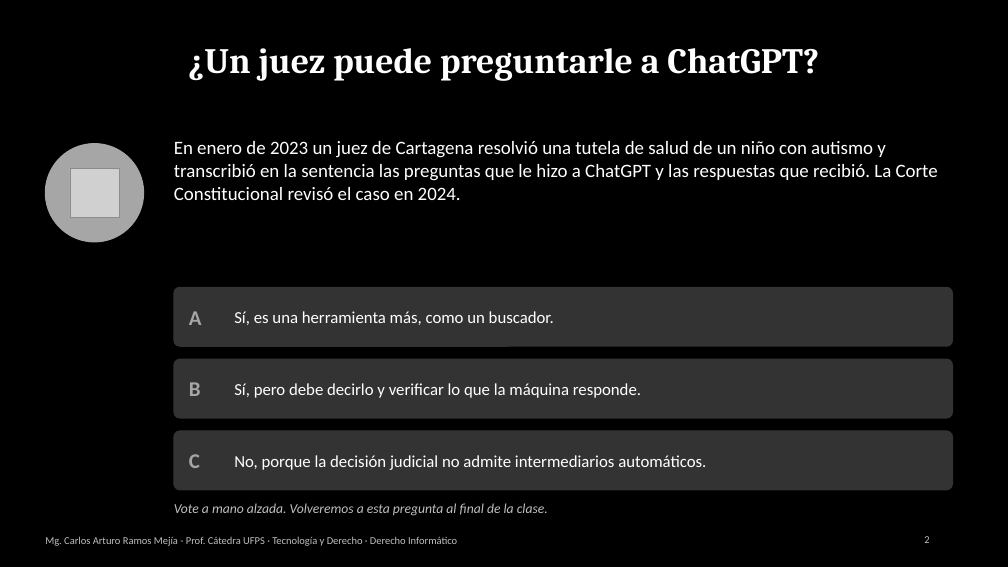
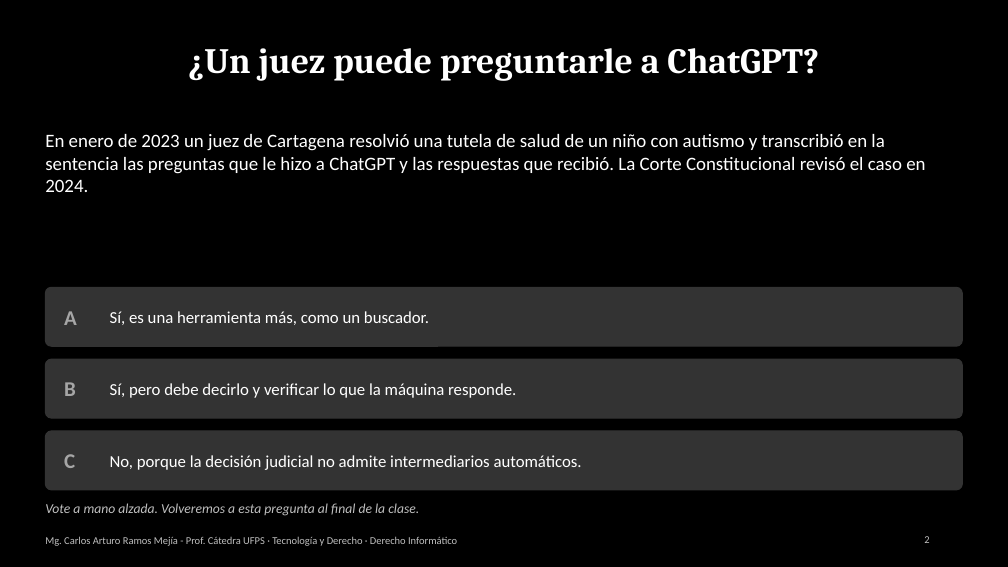
Before and after one commit to Arturoramos22/Arturoramos22, a slide deck: slide 2 of clase-derecho-informatico/DIAPOSITIVAS.pptx. Drawn at 1008x567 pixels with LibreOffice and Linux fonts; fonts in the diff are those of the drawing; grey boxes stand for pictures. Boxes give left, top, right and bottom in pixels: in the first picture for what was removed or moved away, otherwise in the second. Text is boxed around its words. In the diff, an @@ line names an element or a change of style, - is before the commit and + after.

```diff
--- a/clase-derecho-informatico/DIAPOSITIVAS.pptx
+++ b/clase-derecho-informatico/DIAPOSITIVAS.pptx
@@ text "En enero de 2023 un ..." rewrapped from (174, 141, 938, 200) to (45, 134, 925, 192) @@
@@ ellipse removed at (45, 144, 144, 242) @@
@@ picture removed at (70, 169, 119, 218) @@
@@ rounded rectangle: place and size @@
-rounded rectangle at (174, 287, 953, 346)
+rounded rectangle at (45, 287, 963, 346)
@@ text "Sí, es una herramienta más, ...": place and size @@
-text "Sí, es una herramienta más, ..." at (234, 311, 554, 325)
+text "Sí, es una herramienta más, ..." at (110, 311, 429, 325)
@@ rounded rectangle: place and size @@
-rounded rectangle at (174, 359, 953, 418)
+rounded rectangle at (45, 359, 963, 418)
@@ text "Sí, pero debe decirlo y ...": place and size @@
-text "Sí, pero debe decirlo y ..." at (234, 383, 641, 398)
+text "Sí, pero debe decirlo y ..." at (110, 383, 516, 398)
@@ rounded rectangle: place and size @@
-rounded rectangle at (174, 431, 953, 490)
+rounded rectangle at (45, 431, 963, 490)
@@ 3 texts: place and size @@
-3 texts at (189, 311, 202, 468)
+3 texts at (64, 311, 77, 468)
@@ text "No, porque la decisión judicial ...": place and size @@
-text "No, porque la decisión judicial ..." at (234, 455, 706, 470)
+text "No, porque la decisión judicial ..." at (110, 455, 582, 470)
@@ text "Vote a mano alzada. Volveremos ...": place and size @@
-text "Vote a mano alzada. Volveremos ..." at (174, 503, 548, 516)
+text "Vote a mano alzada. Volveremos ..." at (45, 503, 419, 516)
```
Also in this commit, not shown: 17 other slides changed, 2 other files.
